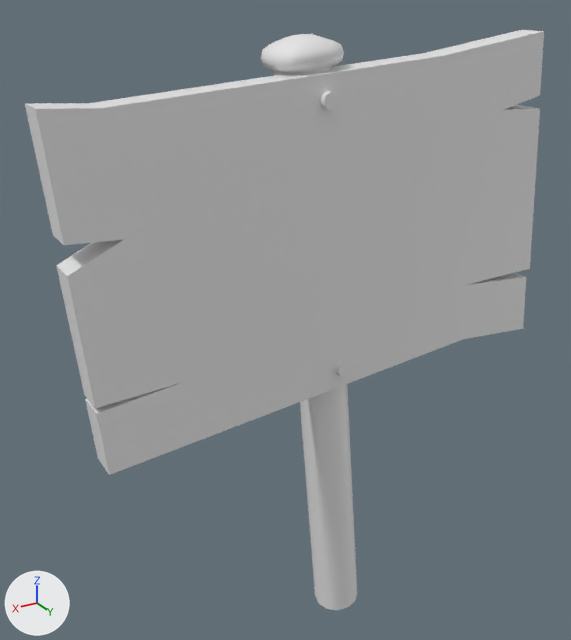
Renders of the FBX model Content/Proef_proeve/Mesh/sign1.FBX from each side of a commit.
Camera for both pictures: a 50 mm lens placed at (0.0441, 0.0474, 0.0234), pointed at (0.0309, 0.0253, 0.0124). The axes (+X, +Y, +Z) are drawn at lower left. The lights are the same throughout. Where no turn or scale is listed for an object, it has been applied to the vertices.

Objects in the first picture: 'sign1'.
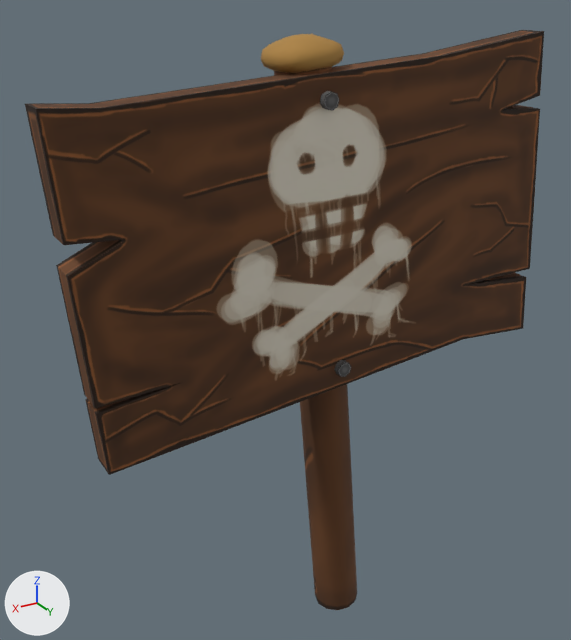
The newer file is also rescaled (x22.93), turned or shifted as a whole; pictures and numbers use the older file's frame.

What the commit changed:
Picture 'sign_d.png' (img_sign_d_png) is new.
Material 'Material #6' (mat_material__6) is new.
Its texture is img_sign_d_png.
Its roughness is 0.859.
me_mesh has 197 vertices, 328 faces and spans x -0.0078..0.0102, y -0.0011..0.0014, z -0.0001..0.022.
me_mesh now uses material mat_material__6 (picture img_sign_d_png).

What differs and where, as boxes [x1, y1, x2, y2] in the pictures (571 x 640 px):
'sign1', recoloured (grey to brown)
    both: [25, 30, 544, 610]
